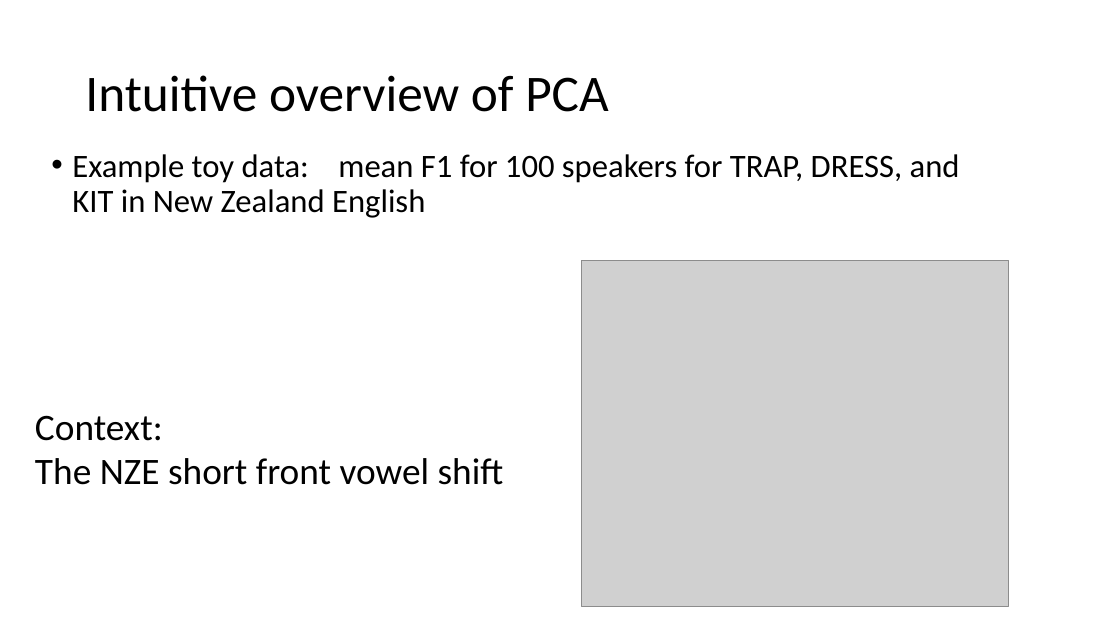
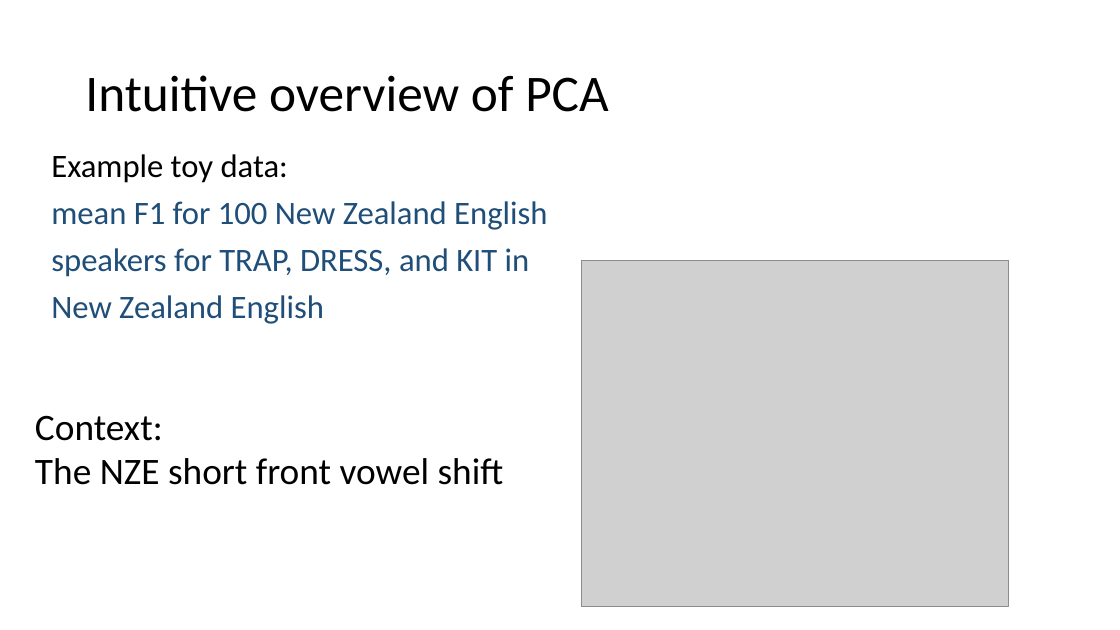
Before and after one commit to jenniferhay/jenniferhay.github.io, a slide deck: slide 4 of pcapresentation.pptx (slide 3 before the commit). Drawn at 1120x630 pixels with LibreOffice and Linux fonts; fonts in the diff are those of the drawing; grey boxes stand for pictures. Boxes give left, top, right and bottom in pixels: in the first picture for what was removed or moved away, otherwise in the second. Text is boxed around its words. In the diff, an @@ line names an element or a change of style, - is before the commit and + after.

```diff
--- a/pcapresentation.pptx
+++ b/pcapresentation.pptx
@@ text at (x1=51, y1=154, x2=547, y2=324): text changed; text colour #000000 to #1F4E79 @@
-• Example toy data: mean F1 for 100 speakers for TRAP, DRESS, and KIT in New Zealand English
+Example toy data:
+mean F1 for 100 New Zealand English
+speakers for TRAP, DRESS, and KIT in
+New Zealand English
```
Also in this commit, not shown: 10 other slides changed, 1 slide added, 1 slide removed, 3 other files.
